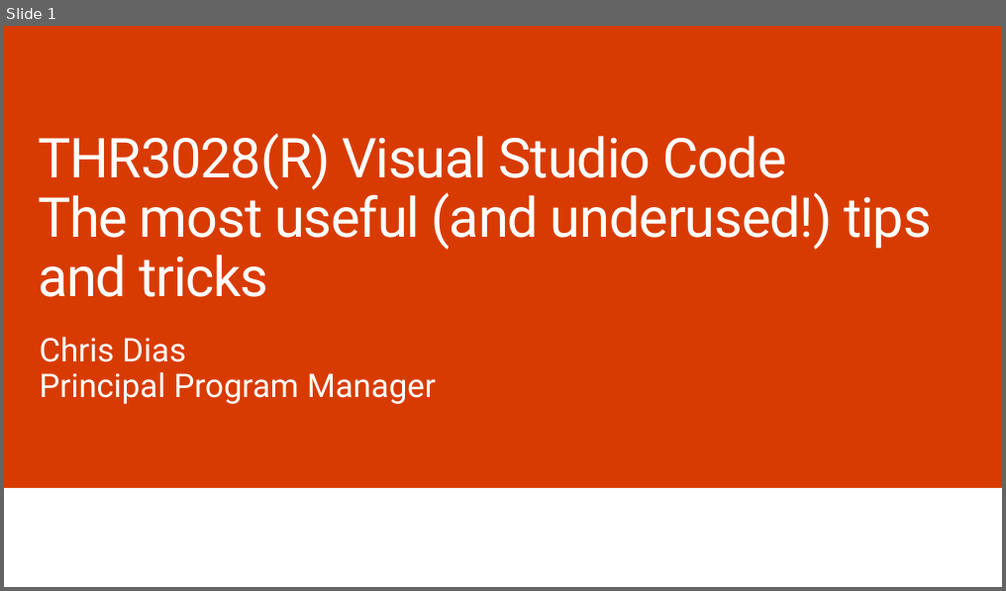
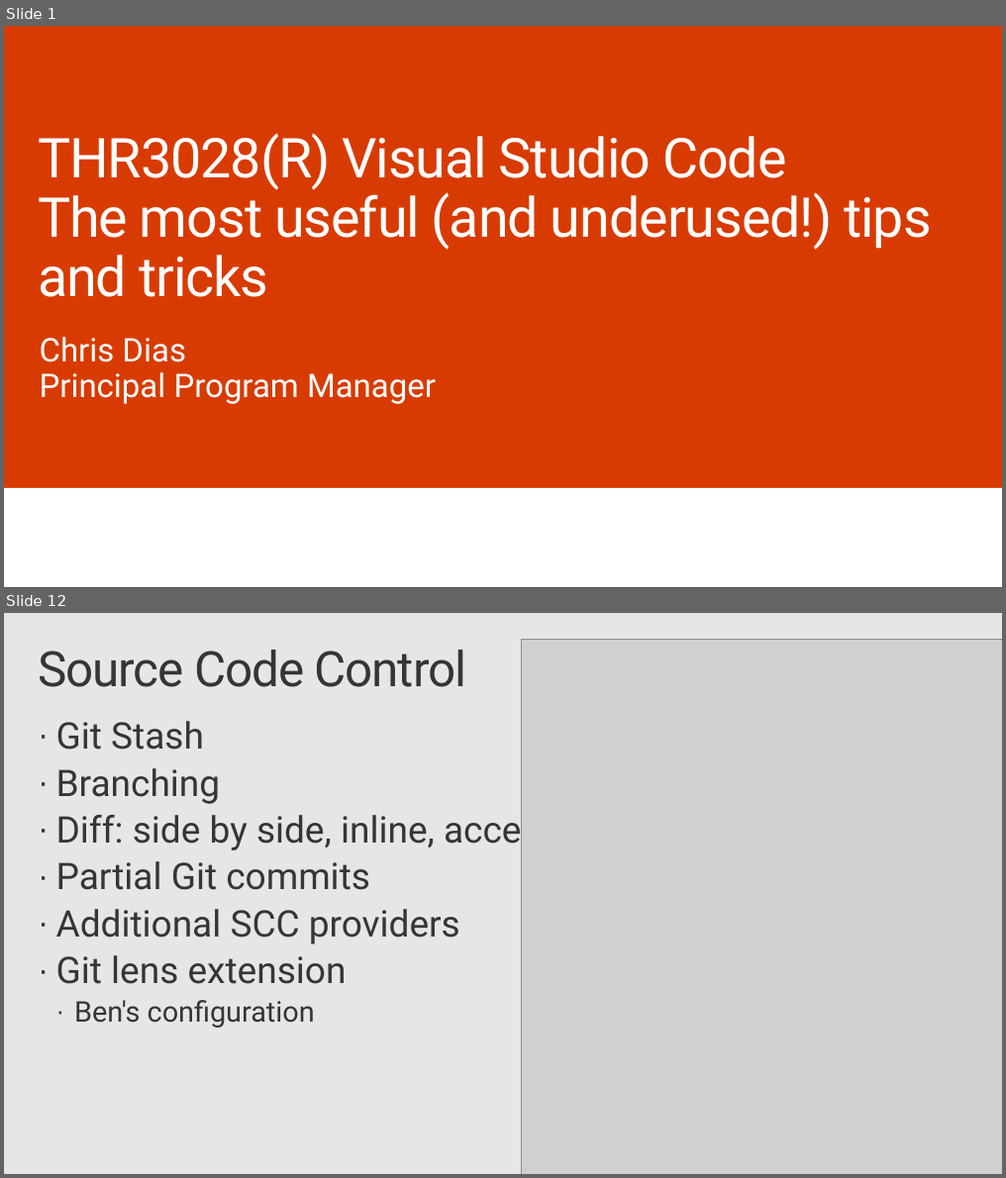
Before and after one commit to chrisdias/ignite2017, a slide deck: thr3028(r).chrisdias.vscodetipstricks.pptx. Shown one above the other, each under a label of ours: slide 1 before the commit, slides 1 and 12 after it; the slides between them are not shown. The pictures are 1006x591 and 1006x1178 pixels, drawn with LibreOffice and Linux fonts; fonts in the diff are those of the drawing; grey boxes stand for pictures; background and template pictures are left out. Boxes give left, top, right and bottom in pixels: in the first picture for what was removed or moved away, otherwise in the second. Text is boxed around its words. In the diff, an @@ line names an element or a change of style, - is before the commit and + after.

```diff
--- a/thr3028(r).chrisdias.vscodetipstricks.pptx
+++ b/thr3028(r).chrisdias.vscodetipstricks.pptx
@@ slide 12 added at (x1=4, y1=613, x2=1002, y2=1174), background #E6E6E6 @@
@@ picture added at (x1=522, y1=640, x2=1002, y2=1174) @@
@@ title added at (x1=38, y1=650, x2=467, y2=687), 48 pt, text #353535 @@
+Source Code Control
@@ text added at (x1=56, y1=721, x2=617, y2=1028), 36 pt, text #353535 @@
+· Git Stash
+· Branching
+· Diff: side by side, inline, accessible
+· Partial Git commits
+· Additional SCC providers
+· Git lens extension
+  · Ben's configuration
```
Also in this commit, not shown: 2 slides changed, 11 other slides added, 2 slides removed, 4 other files.
